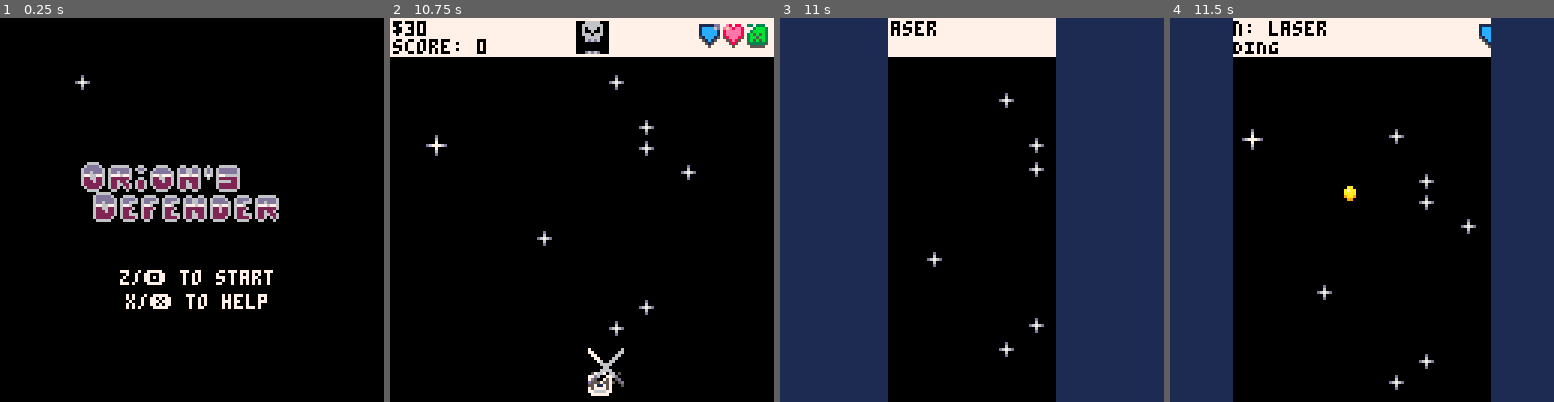
Above: before the commit, frames 1-4 (left to right).
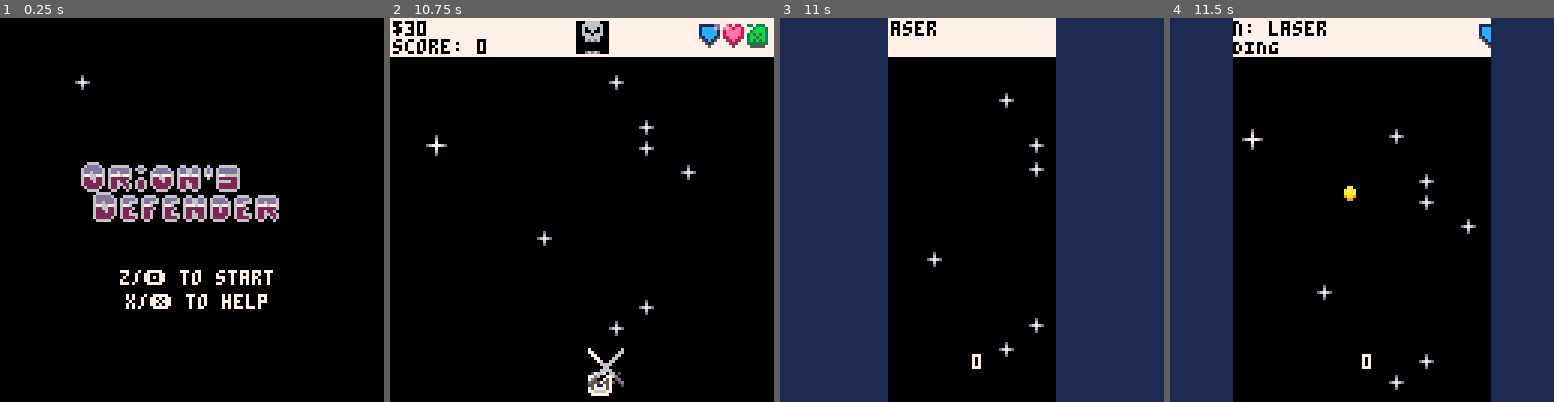
Above: after the commit, the same moments.

Repository: NinetiesPaul/Orion-s-Defender
Game: PICO-8 cartridge orionsdefender.p8
Same seed, same stepped clock (60 frames per second), same inputs: the game is played once before the commit and once after it.
Inputs:
- Up to frame 1 (0.25 s): no input
- Up to frame 2 (10.75 s): tap O (Z key) at 0.33, 0.7, 1.43, 2.22, 3.1, 3.98, 4.87, 5.75, 6.63, 7.52, 8.4, 9.28, 10.17 s; tap X (X key) at 1.07, 2.07, 2.4, 2.73, 3.07, 3.4, 3.73, 4.07, 4.4, 4.73, 5.07, 5.4, 5.73, 6.07, 6.4, 6.73, 7.07, 7.4, 7.73, 8.07, 8.4, 8.73, 9.07, 9.4, 9.73, 10.07, 10.4, 10.73 s; hold Left 1.97-2.37 s; hold Down 2.42-2.82 s; hold Right 2.87-3.53 s; hold Up 3.58-4.08 s; hold Right 4.13-4.53 s; hold Down 4.58-5.08 s; hold Left 5.13-5.8 s; hold Up 5.85-6.18 s; hold Left 6.23-6.63 s; hold Down 6.68-7.08 s; hold Right 7.13-7.8 s; hold Up 7.85-8.35 s; hold Right 8.4-8.8 s; hold Down 8.85-9.35 s; hold Left 9.4-10.07 s; hold Up 10.12-10.45 s; hold Left from 10.5 s (still down)
- Up to frame 3 (11 s): release Left at 10.9 s; hold Down from 10.95 s (still down)
- Up to frame 4 (11.5 s): tap O (Z key) at 11.05 s; tap X (X key) at 11.07, 11.4 s; release Down at 11.35 s; hold Right from 11.4 s (still down)

Frames 1-2 are identical in both runs. In frame 3, less than 0.1% of the frame differs, in the area x 50-53%, y 87-92%; in frame 4, less than 0.1%.

Commit message:
more code improvements on enemy generation

Diff:
--- a/orionsdefender.p8
+++ b/orionsdefender.p8
@@ -289,12 +289,6 @@
 	right_side = 127
 	animation_direction = "in"
 
-	enemy_by_difficulty ={
-		{1,2},
-		{3,4},
-		{5}
-	}
-
 	-- music variables
 	can_leave_screen = false
 	music_view_1_playing = false
@@ -404,6 +398,8 @@
 	end
 
 	if current_view == 2 then -- battle
+		print(count(enemies), 64, 112, 7)
+
 		foreach(enemies, draw_enemy)
 		foreach(enemy_bullets, draw_enemy_bullet)
 		foreach(bullets, draw_bullet)
@@ -739,11 +735,12 @@
 end
 
 function start_battle()
-	enemy_count = rnd(enemy_by_difficulty[pirate_rep])
-
 	enemy_type_pool = {}
+	enemy_by_difficulty ={ { 1,2 }, { 3, 4 }, { 5 } }
 	bounty_chance = { 0.9, 0.8, 0.7 }
 	bounty_lvls = { 40, 55, 70 }
+
+	enemy_count = rnd(enemy_by_difficulty[pirate_rep])
 
 	if pirate_rep == 1 then
 		add(enemy_type_pool, enemy_list[1])
@@ -757,12 +754,15 @@
 
 	while(enemy_count > 0)
 	do
-		enemy_data = rnd(enemy_type_pool) -- [code improv] isn't simpler to create a copy of the object instead of copy single values to a new object?
+		enemy_data = rnd(enemy_type_pool)
+
 		local enemy = {}
+		for k, v in pairs(enemy_data) do
+			enemy[k] = v
+		end
+
 		b_health = enemy_data.b_health + (pirate_rep - 1)
-		b_energy = enemy_data.b_energy+ (pirate_rep - 1)
-
-		enemy = enemy_data
+		b_energy = enemy_data.b_energy + (pirate_rep - 1)
 		enemy.health = b_health
 		enemy.max_health = b_health
 		enemy.energy = b_energy
@@ -770,7 +770,7 @@
 
 		enemy.clock = 0
 		enemy.bounty = (rnd() > bounty_chance[pirate_rep]) and rnd(bounty_lvls) or 0
-		enemy.x = flr(rnd(48))+48
+		enemy.x = flr(rnd(48)) + 48
 		enemy.y = 18
 		enemy.angle = 0
 		enemy.from_x = 0
